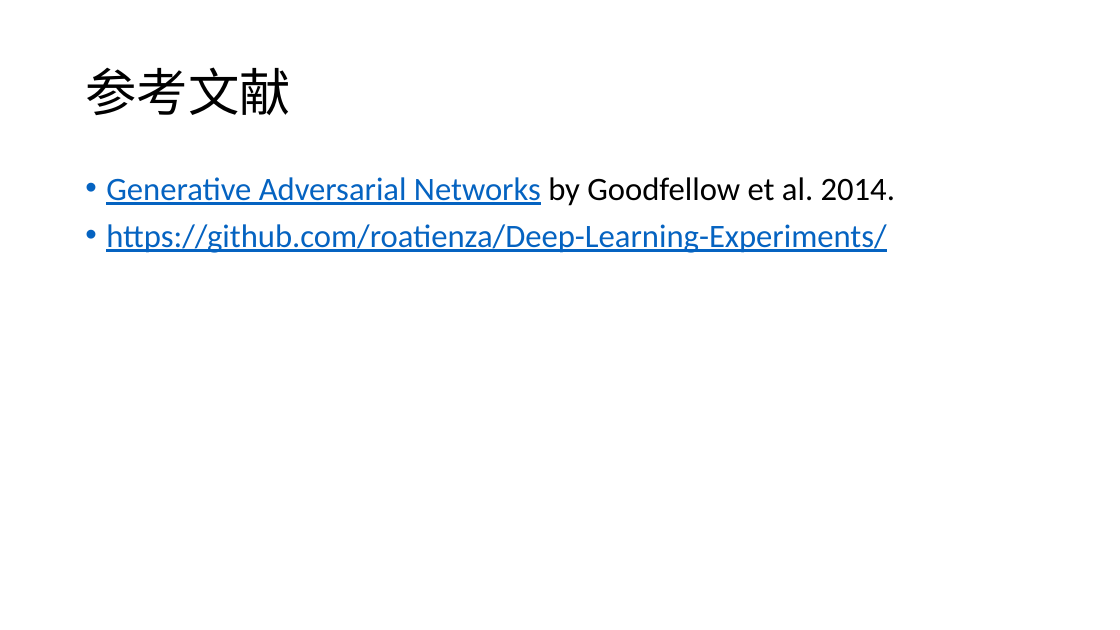
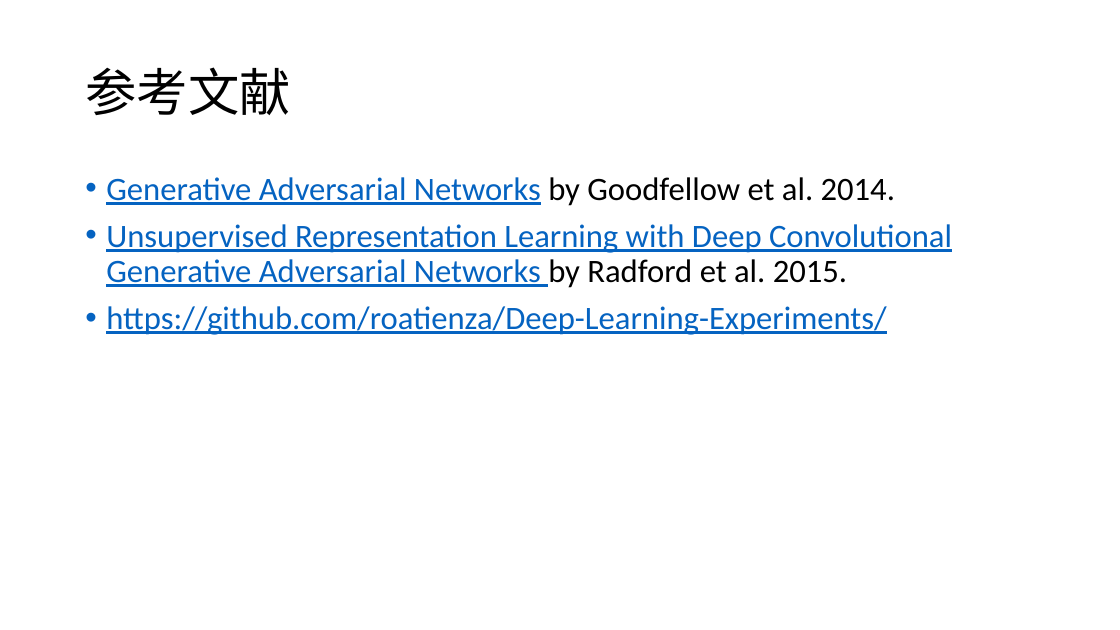
Before and after one commit to foamliu/Learning-DL, a slide deck: slide 7 of gan/GAN.pptx (slide 6 before the commit). Drawn at 1120x630 pixels with LibreOffice and Linux fonts; fonts in the diff are those of the drawing. Boxes give left, top, right and bottom in pixels: in the first picture for what was removed or moved away, otherwise in the second. Text is boxed around its words. In the diff, an @@ line names an element or a change of style, - is before the commit and + after.

Commit message:
update gan

```diff
--- a/gan/GAN.pptx
+++ b/gan/GAN.pptx
@@ text at [106, 224, 952, 288]: paragraph added @@
+• Unsupervised Representation Learning with Deep Convolutional Generative Adversarial Networks by Radford et al. 2015.
```
Also in this commit, not shown: 1 slide added.
